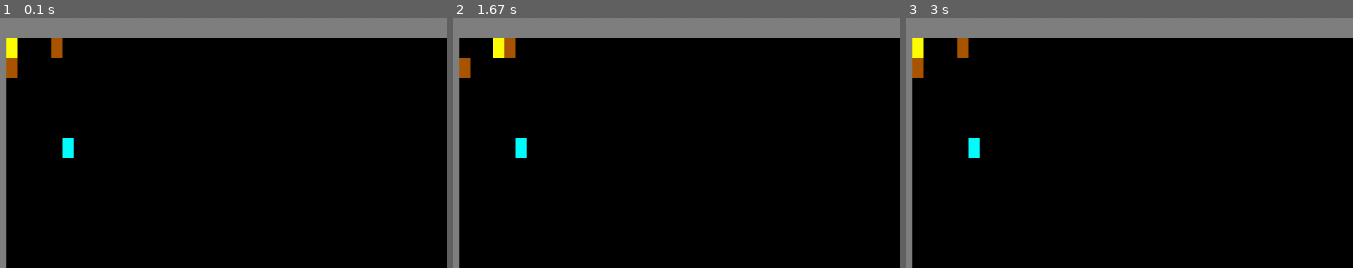
Above: before the commit, frames 1-3 (left to right).
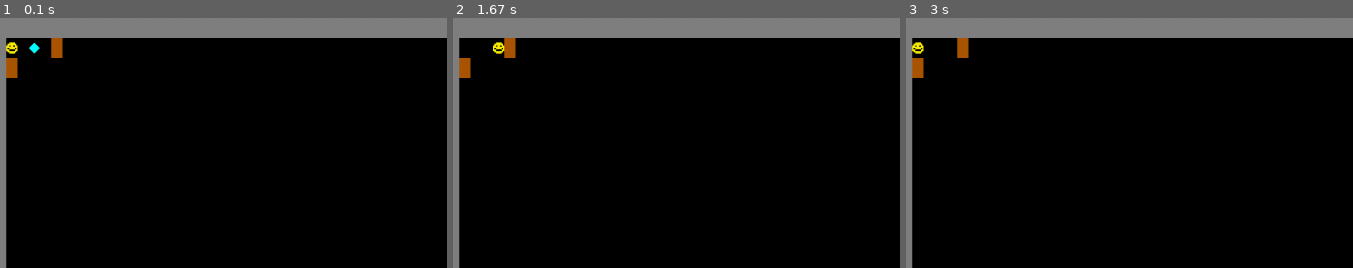
Above: after the commit, the same moments.

Repository: Benricheson101/CS370-Bravo
Game: pygame game, started from main.py
The game is run twice, just before and just after one commit, with the same random seed, the same clock (stepped at 60 frames per second) and the same inputs.
Inputs:
- Up to frame 1 (0.1 s): no input
- Up to frame 2 (1.67 s): hold Right 0.33-0.8 s; hold Up 0.83-1.13 s
- Up to frame 3 (3 s): hold Left 1.67-2.2 s
The pictures show only the part of the screen within x 0-50%, y 0-50%; the shares and areas given below are measured in that part.

The runs differ from the first frame. In frame 1, 0.4% of the frame differs, in the area x 1-17%, y 8-56%; in frame 2, 0.4%; in frame 3, 0.4%.

Commit message:
add sprite images

Diff:
--- a/entities/gem.py
+++ b/entities/gem.py
@@ -1,4 +1,3 @@
-from constants import CYAN
 from entities.player import Player
 from renderer.cell import Cell
 
@@ -6,7 +5,7 @@
 class Gem(Cell):
     def __init__(self) -> None:
         super().__init__()
-        self.image.fill(CYAN)
+        self.load_sprite("./sprites/gem.png")
 
     def on_collision(self, cell: "Cell") -> bool:
         if isinstance(cell, Player):
--- a/entities/player.py
+++ b/entities/player.py
@@ -1,12 +1,11 @@
 import pygame
-from constants import YELLOW
 from renderer.cell import Cell
 
 
 class Player(Cell):
     def __init__(self) -> None:
         super().__init__()
-        self.image.fill(YELLOW)
+        self.load_sprite("./sprites/smiley.png")
 
     def update(self) -> None:
         assert self.grid
--- a/main.py
+++ b/main.py
@@ -46,7 +46,7 @@
     game.put((0, 0), player)
     game.put((4, 0), Wall())
     game.put((0, 1), Wall())
-    game.put((5, 5), Gem())
+    game.put((2, 0), Gem())
 
     running = True
     clock = pygame.time.Clock()
--- a/renderer/cell.py
+++ b/renderer/cell.py
@@ -1,5 +1,6 @@
 from typing import Optional, TYPE_CHECKING
 from pygame import Rect, Surface, Vector2
+import pygame
 from pygame.sprite import Sprite
 from constants import GRID_CELL_HEIGHT, GRID_CELL_WIDTH
 
@@ -12,7 +13,6 @@
     image: Surface
     x: int
     y: int
-    # walkable: bool
 
     def __init__(self, width = GRID_CELL_WIDTH, height = GRID_CELL_HEIGHT) -> None:
         super().__init__()
@@ -32,10 +32,6 @@
         assert self.grid
         return self.grid.move(pos, self)
 
-    def move_wrapping(self, move_delta: "GridPosition") -> Optional["Cell"]:
-        assert self.grid
-        return self.grid.move_wrapping(move_delta, self)
-
     def on_collision(self, cell: "Cell") -> bool:
         """
         A function that runs when another cell collides with the current cell.
@@ -43,3 +39,15 @@
         Return: True to replace `cell` else `False` to prevent movement
         """
         return True
+
+    def load_sprite(self, path: str):
+        img = pygame.image.load(path)
+
+        scale_factor = self.rect.size[0] / img.get_size()[0]
+        scaled_img = pygame.transform.scale_by(img, scale_factor)
+
+        rect = scaled_img.get_rect(
+            center=self.rect.center
+        )
+
+        self.image.blit(scaled_img, rect)
Binary file added: sprites/enemy.png
Binary file added: sprites/gem.png
Binary file added: sprites/smiley.png
Binary file added: sprites/teleport.png
Binary file added: sprites/whip.png
Not shown, changed: .gitignore
